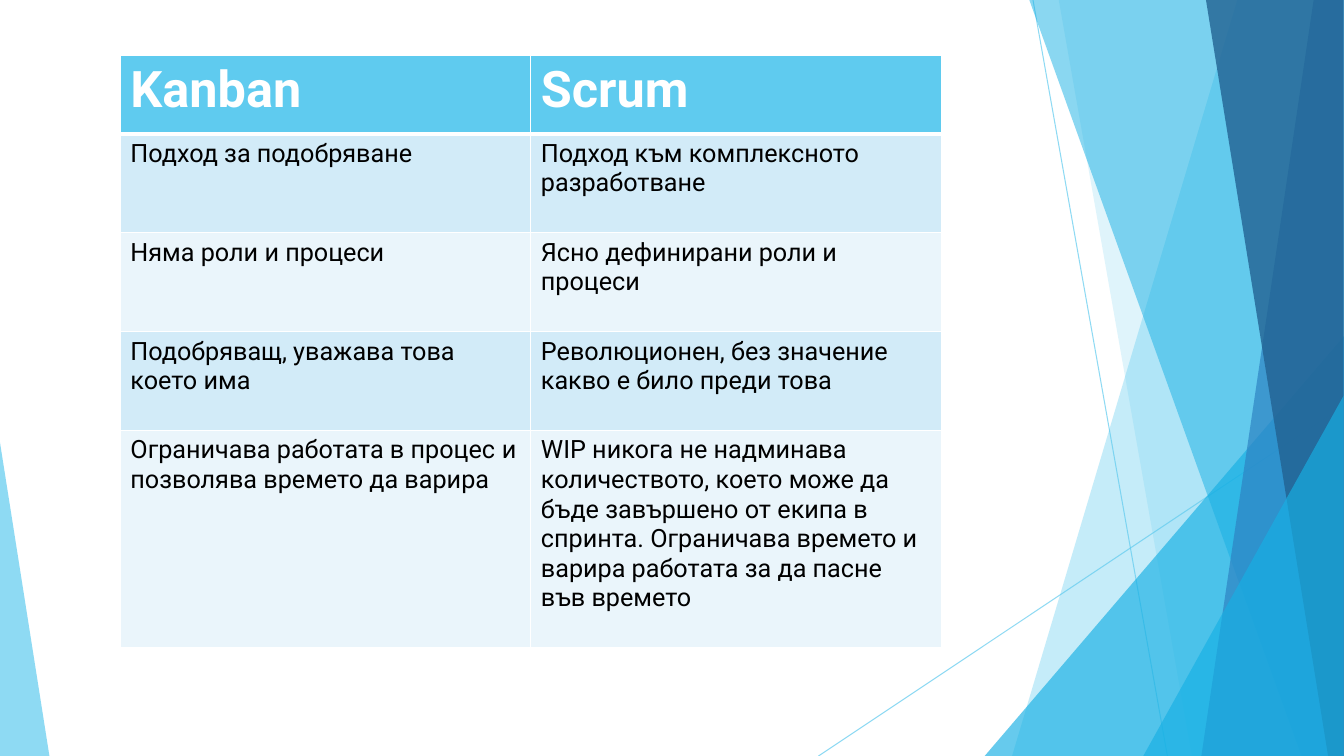
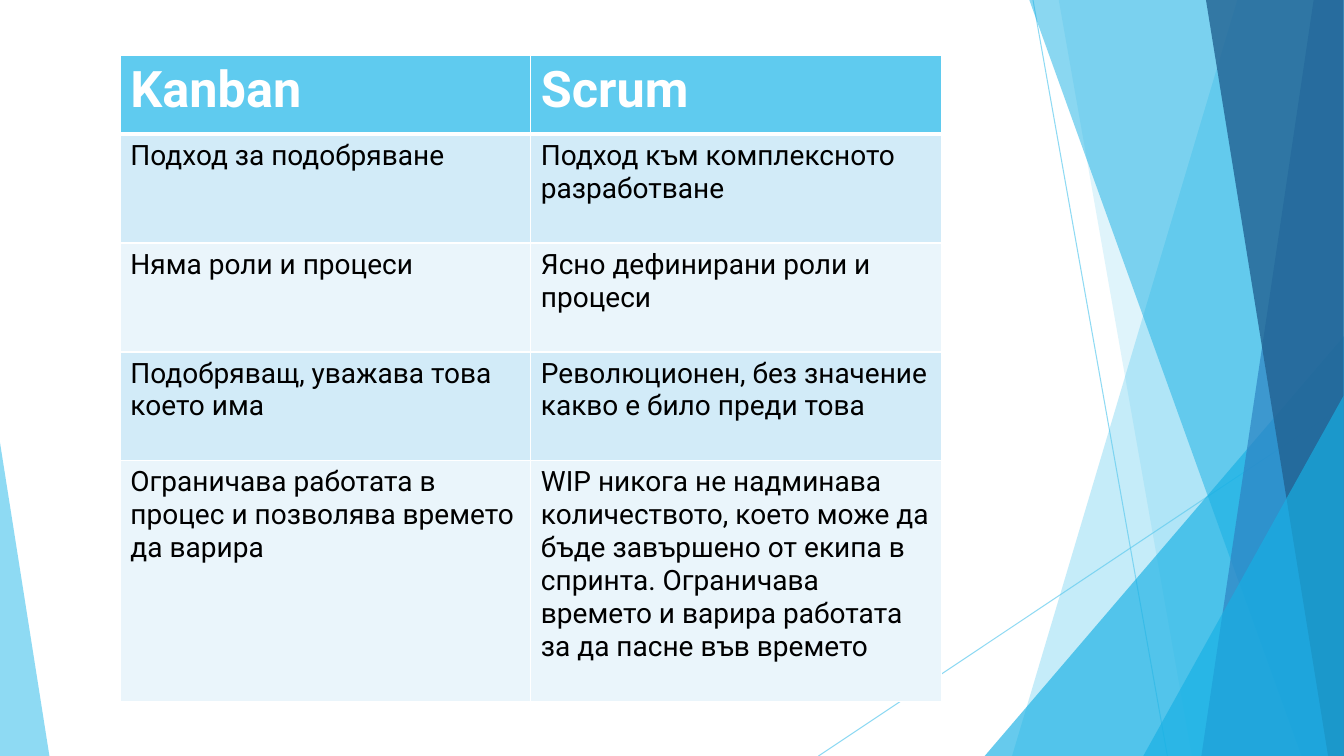
Before and after one commit to vtasheva/coursework-customer-requirements, a slide deck: slide 26 of Coursework - presentation.pptx. Drawn at 1344x756 pixels with LibreOffice and Linux fonts; fonts in the diff are those of the drawing. Boxes give left, top, right and bottom in pixels: in the first picture for what was removed or moved away, otherwise in the second. Text is boxed around its words. In the diff, an @@ line names an element or a change of style, - is before the commit and + after.

```diff
--- a/Coursework - presentation.pptx
+++ b/Coursework - presentation.pptx
@@ table at (120, 55, 941, 712) @@
@@ size 18 to 20 pt @@
```
Also in this commit, not shown: 6 other slides changed.
